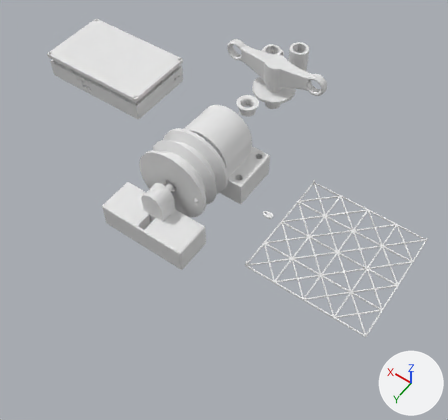
The Blender file blender/spider_launcher.blend: old version first, new version second.
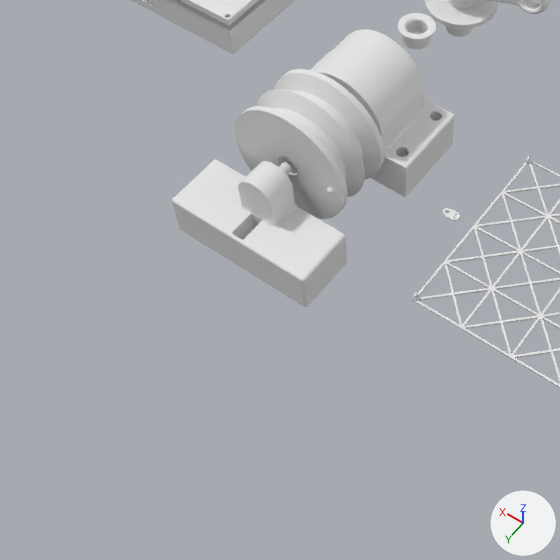
Old and new are each drawn whole from a camera (50 mm lens) standing at (-0.433, 0.505, 0.743) and looking at (-0.074, 0.004, -0.045) and again close up on the part from 0% to 74% of the width and 21% to 100% of the height. Arrows for +X, +Y and +Z are at lower right; the lights stay in place. The first two pictures are the older version.

Names of what the first close-up shows: 'box', 'box_lid', 'nylon_line_guide_x2', 'platform', 'pole_top_bracket', 'winch_mount_motor_side', 'winch_mount_non-motor_side_lower', 'winch_mount_non-motor_side_upper', 'winch_wheel' and 4 more.
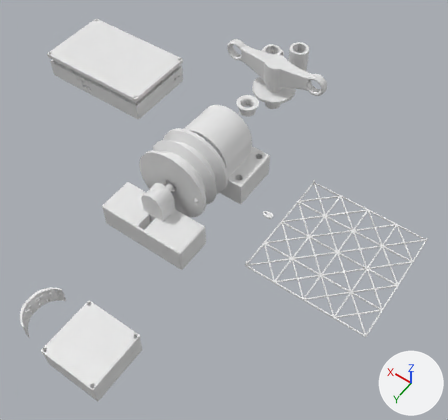
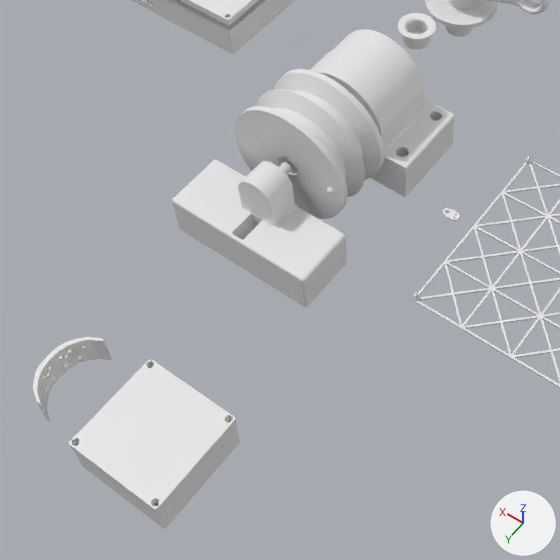
Pixel boxes (x1, y1, x2, y2) of what changed, in the close-ups (560 x 560 px):
'spider_box_lid', added
    after: (69, 359, 236, 513)
'spider_box', added
    after: (74, 366, 240, 529)
'spider_eye_mount', added
    after: (33, 337, 112, 422)

Edits to the bpy script that builds the scene:
```text
Add me_cube_002:
    me_cube_002.from_pydata(...)  # 1064 vertices, 822 faces; spans x -0.1517..-0.0635, y -0.044..0.0441, z 0.043..0.05
Add me_cube_001:
    me_cube_001.from_pydata(...)  # 667 vertices, 417 faces; spans x -0.1505..-0.0644, y -0.0431..0.043, z 0.009..0.045
Add me_cube:
    me_cube.from_pydata(...)  # 92 vertices, 59 faces; spans x -0.0247..0.002, y -0.0342..0.0, z -0.015..0.015
Add me_plane_005:
    me_plane_005.from_pydata(...)  # 192 vertices, 102 faces; spans x -0.0027..0.01162, y -0.00604..0.00603, z -0.00722..0.00269
Add me_plane_009:
    me_plane_009.from_pydata(...)  # 64 vertices, 34 faces; spans x 0.0018..0.0072, y -0.00604..0.00602, z -0.00722..-0.00184
Add me_plane_010:
    me_plane_010.from_pydata(...)  # 128 vertices, 68 faces; spans x -0.0133..0.0068, y -0.0046..0.0083, z -0.0072..-0.0018
Add ob_spider_box_lid:
    ob_spider_box_lid = bpy.data.objects.new('spider_box_lid', me_cube_002)
    ob_spider_box_lid.location = (0.014, 0.318, -0.025)
Add ob_spider_box:
    ob_spider_box = bpy.data.objects.new('spider_box', me_cube_001)
    ob_spider_box.location = (0.014, 0.318, -0.025)
Add ob_spider_eye_mount:
    ob_spider_eye_mount = bpy.data.objects.new('spider_eye_mount', me_cube)
    ob_spider_eye_mount.location = (0.014, 0.318, 0.012)
    _m = ob_spider_eye_mount.modifiers.new('Boolean', 'BOOLEAN')
    _m.object = ob_eye_main_boolean
    _m.solver = 'FLOAT'
    _m = ob_spider_eye_mount.modifiers.new('Boolean.001', 'BOOLEAN')
    _m.object = ob_eye_side_boolean
    _m.solver = 'FLOAT'
    _m = ob_spider_eye_mount.modifiers.new('Boolean.002', 'BOOLEAN')
    _m.object = ob_eye_lower_boolean
    _m.solver = 'FLOAT'
    _m = ob_spider_eye_mount.modifiers.new('Mirror', 'MIRROR')
    _m.use_axis = (False, True, False)
Add ob_eye_main_boolean:
    ob_eye_main_boolean = bpy.data.objects.new('_eye_main_boolean', me_plane_005)
    ob_eye_main_boolean.location = (0.0143, 0.312, 0.0179)
    ob_eye_main_boolean.rotation_euler = (0.0, 0.0, 4.714)  # degrees (0, 0, 270)
    ob_eye_main_boolean.scale = (0.94, 1.0, 0.94)
    ob_eye_main_boolean.hide_set(True)
Add ob_eye_side_boolean:
    ob_eye_side_boolean = bpy.data.objects.new('_eye_side_boolean', me_plane_009)
    ob_eye_side_boolean.location = (0.0109, 0.297, 0.0203)
    ob_eye_side_boolean.rotation_euler = (0.0, 0.0, 4.288)  # degrees (0, 0, 246)
    ob_eye_side_boolean.scale = (0.94, 1.0, 0.94)
    ob_eye_side_boolean.hide_set(True)
Add ob_eye_lower_boolean:
    ob_eye_lower_boolean = bpy.data.objects.new('_eye_lower_boolean', me_plane_010)
    ob_eye_lower_boolean.location = (0.0115, 0.303, 0.0082)
    ob_eye_lower_boolean.rotation_euler = (0.0, 0.0, 4.467)  # degrees (0, 0, 256)
    ob_eye_lower_boolean.scale = (0.94, 1.0, 0.94)
    ob_eye_lower_boolean.hide_set(True)
```
